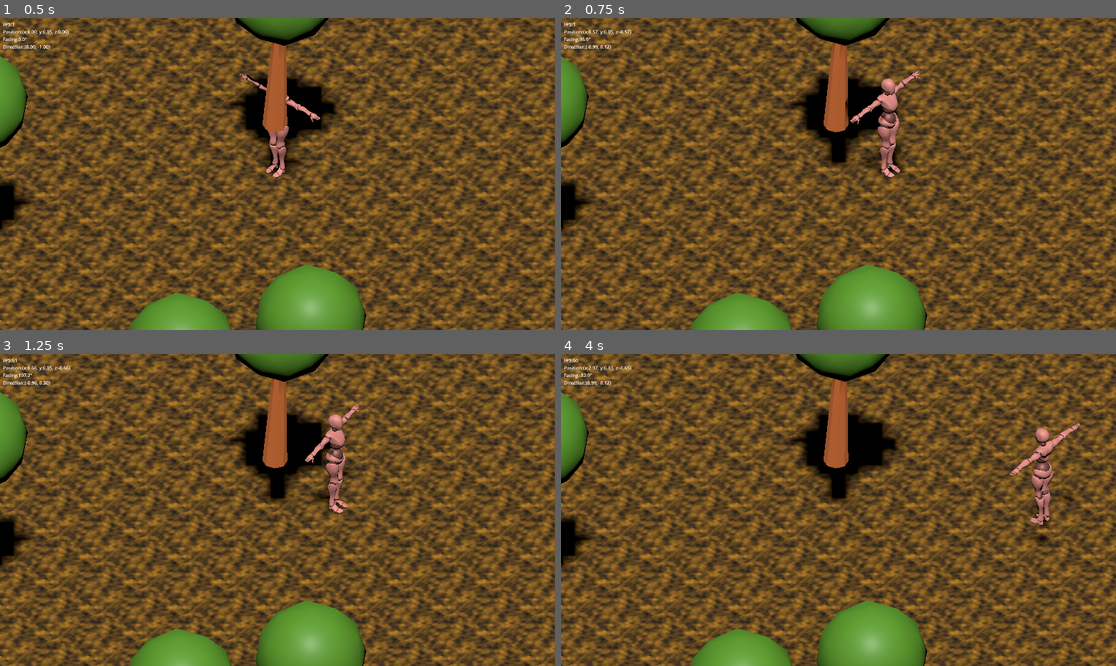
Above: before the commit, frames 1-4 (two rows, left to right).
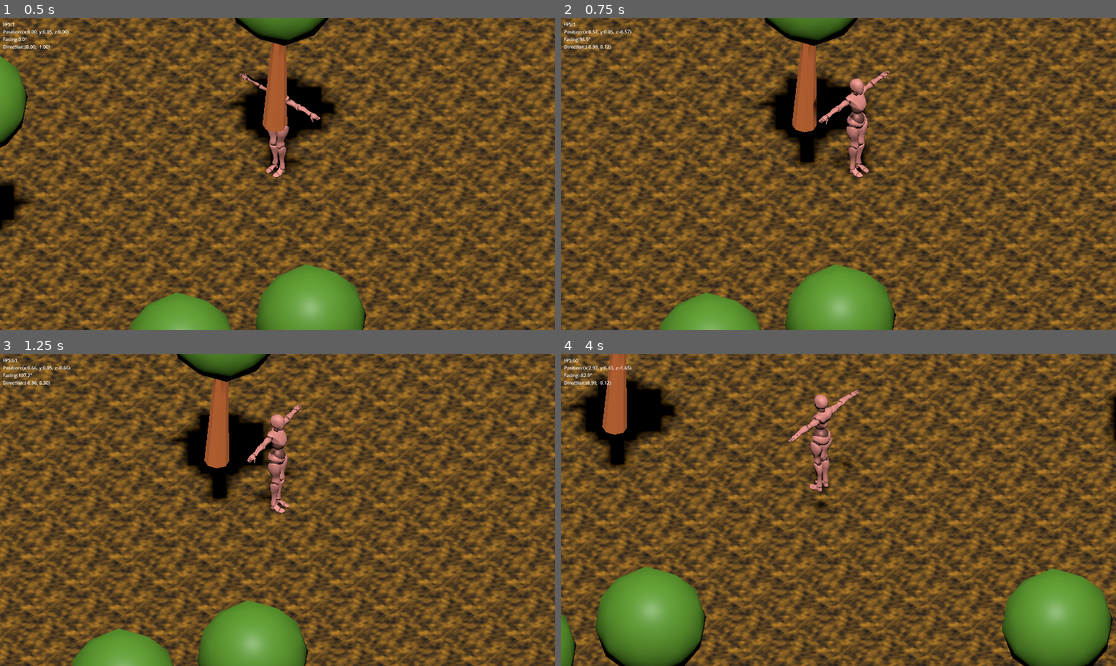
Above: after the commit, the same moments.

Repository: 75912001/sa
Game: Godot game, scene res://scenes/world.tscn
Same seed, same stepped clock (60 frames per second), same inputs: the game is played once before the commit and once after it.
Inputs:
- Up to frame 1 (0.5 s): no input
- Up to frame 2 (0.75 s): tap Enter at 0.5 s; hold D from 0.53 s (still down)
- Up to frame 3 (1.25 s): keep holding D; tap Space at 0.77 s
- Up to frame 4 (4 s): release D at 1.28 s; hold S 1.28-2.03 s; tap Space at 1.52, 3.02, 3.77 s; hold D 2.03-2.78 s; hold W 2.78-3.53 s; hold A from 3.53 s (still down)

Frame 1 is identical in both runs. In frame 2, 59% of the frame differs, in the area x 0-100%, y 0-100%; in frame 3, 61%; in frame 4, 67%.

Commit message:
[feat]创建

Diff:
--- a/scenes/camera.tscn
+++ b/scenes/camera.tscn
@@ -1,6 +1,6 @@
 [gd_scene load_steps=2 format=3 uid="uid://u2mcrv87ic44"]
 
-[ext_resource type="Script" uid="uid://b5kvmjs7sxdej" path="res://src/cameraFollow.gd" id="1_cvpoc"]
+[ext_resource type="Script" uid="uid://bt3eb8yxfhkc7" path="res://scripts/cameraFollow.gd" id="1_cvpoc"]
 
 [node name="CameraPivot" type="Node3D"]
 transform = Transform3D(0.70710677, -0.40860704, 0.5770964, 0, 0.8161376, 0.5778576, -0.70710677, -0.40860704, 0.5770964, 0, 0, 0)
